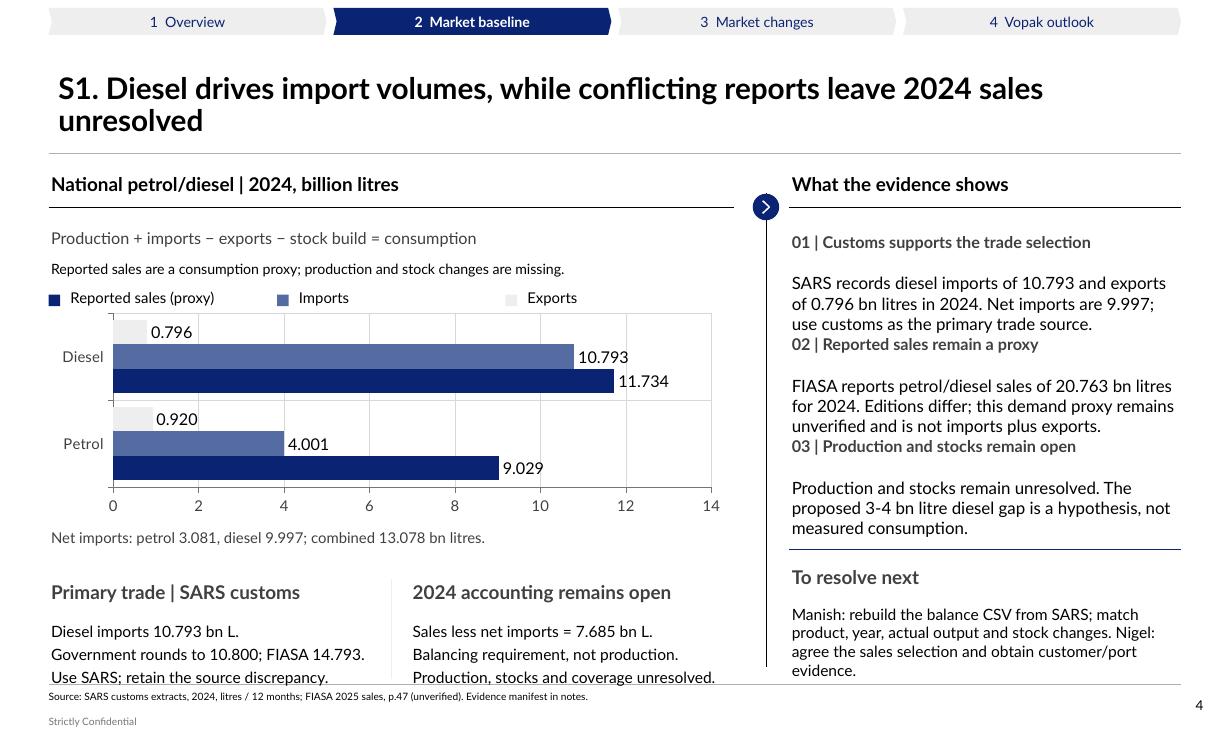
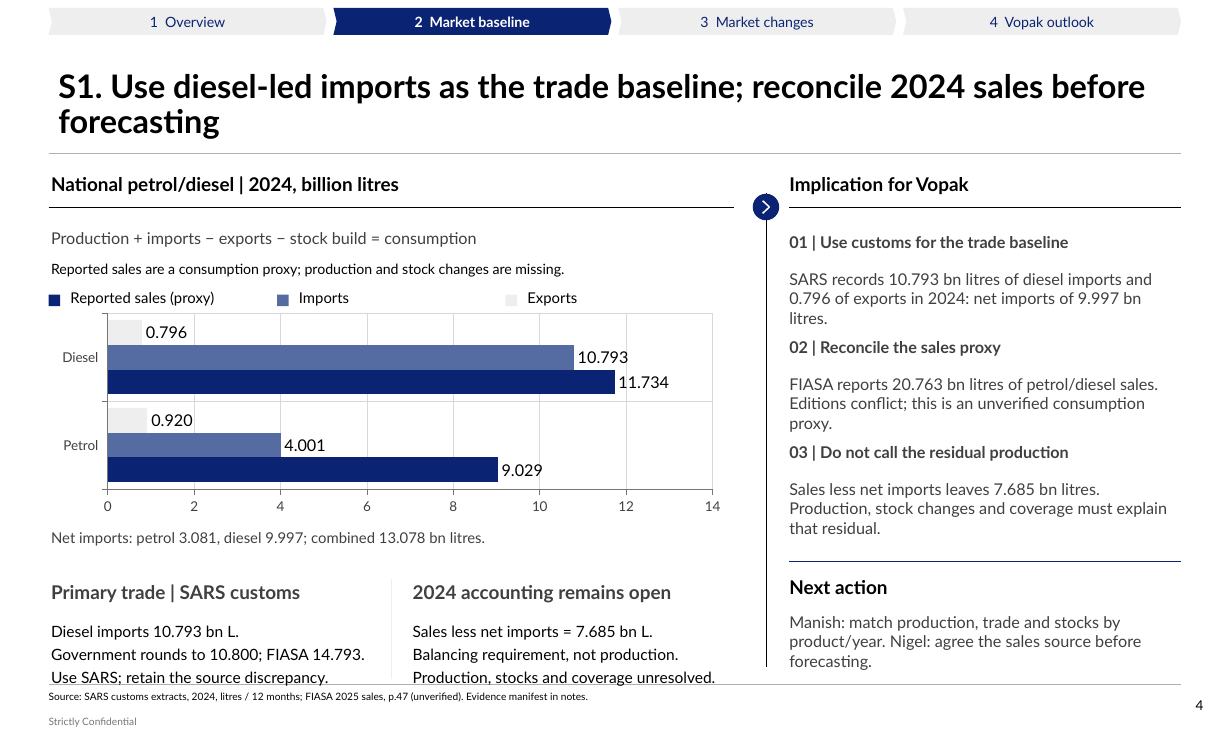
Before and after one commit to Africa-International-Advisors/liquid_fuels_model, a slide deck: slide 4 of pptx/output/delivered/Vopak_Week1_Convergence_2026_10_06.pptx. Drawn at 1232x729 pixels with LibreOffice and Linux fonts; fonts in the diff are those of the drawing; background and template pictures are left out. Boxes give left, top, right and bottom in pixels: in the first picture for what was removed or moved away, otherwise in the second. Text is boxed around its words. In the diff, an @@ line names an element or a change of style, - is before the commit and + after.

```diff
--- a/pptx/output/delivered/Vopak_Week1_Convergence_2026_10_06.pptx
+++ b/pptx/output/delivered/Vopak_Week1_Convergence_2026_10_06.pptx
@@ title at (x1=58, y1=74, x2=1145, y2=139): text changed; size 22 to 24 pt @@
-S1. Diesel drives import volumes, while conflicting reports leave 2024 sales unresolved
+S1. Use diesel-led imports as the trade baseline; reconcile 2024 sales before forecasting
@@ text at (x1=789, y1=177, x2=969, y2=195): text changed @@
-What the evidence shows
+Implication for Vopak
@@ text at (x1=789, y1=236, x2=1068, y2=248): text changed @@
-01 | Customs supports the trade selection
+01 | Use customs for the trade baseline
@@ text at (x1=789, y1=273, x2=1152, y2=324): text changed; size 12.5 to 12 pt; text colour none to #404040 @@
-SARS records diesel imports of 10.793 and exports of 0.796 bn litres in 2024. Net imports are 9.997; use customs as the primary trade source.
+SARS records 10.793 bn litres of diesel imports and 0.796 of exports in 2024: net imports of 9.997 bn litres.
@@ bar chart at (x1=49, y1=309, x2=734, y2=519) @@
@@ category axis changed @@
@@ value axis changed @@
@@ text at (x1=789, y1=341, x2=1001, y2=356): text changed @@
-02 | Reported sales remain a proxy
+02 | Reconcile the sales proxy
@@ text at (x1=789, y1=378, x2=1158, y2=432): text changed; size 12.5 to 12 pt; text colour none to #404040 @@
-FIASA reports petrol/diesel sales of 20.763 bn litres for 2024. Editions differ; this demand proxy remains unverified and is not imports plus exports.
+FIASA reports 20.763 bn litres of petrol/diesel sales. Editions conflict; this is an unverified consumption proxy.
@@ text at (x1=789, y1=446, x2=1069, y2=461): text changed @@
-03 | Production and stocks remain open
+03 | Do not call the residual production
@@ text added at (x1=789, y1=483, x2=1167, y2=534), 12 pt, text #404040 @@
+Sales less net imports leaves 7.685 bn litres. Production, stock changes and coverage must explain that residual.
@@ text removed at (x1=792, y1=481, x2=1171, y2=537) @@
-Production and stocks remain unresolved. The proposed 3-4 bn litre diesel gap is a hypothesis, not measured consumption.
@@ line moved from (790, 549) - (1181, 549) to (790, 562) - (1181, 562) @@
@@ text at (x1=789, y1=580, x2=887, y2=594): text changed; text colour none to #000000 @@
-To resolve next
+Next action
@@ text at (x1=789, y1=616, x2=1141, y2=670): text changed; size 11.5 to 12 pt; text colour none to #404040 @@
-Manish: rebuild the balance CSV from SARS; match product, year, actual output and stock changes. Nigel: agree the sales selection and obtain customer/port evidence.
+Manish: match production, trade and stocks by product/year. Nigel: agree the sales source before forecasting.
```
Also in this commit, not shown: 17 other slides changed, 8 other files.
